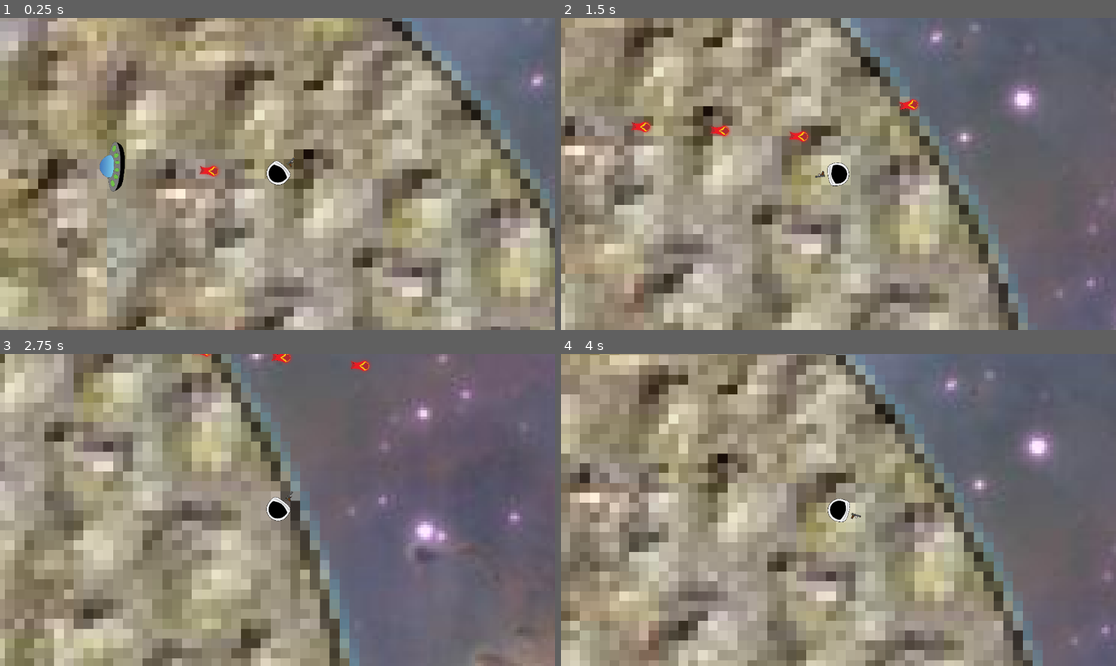
Above: before the commit, frames 1-4 (two rows, left to right).
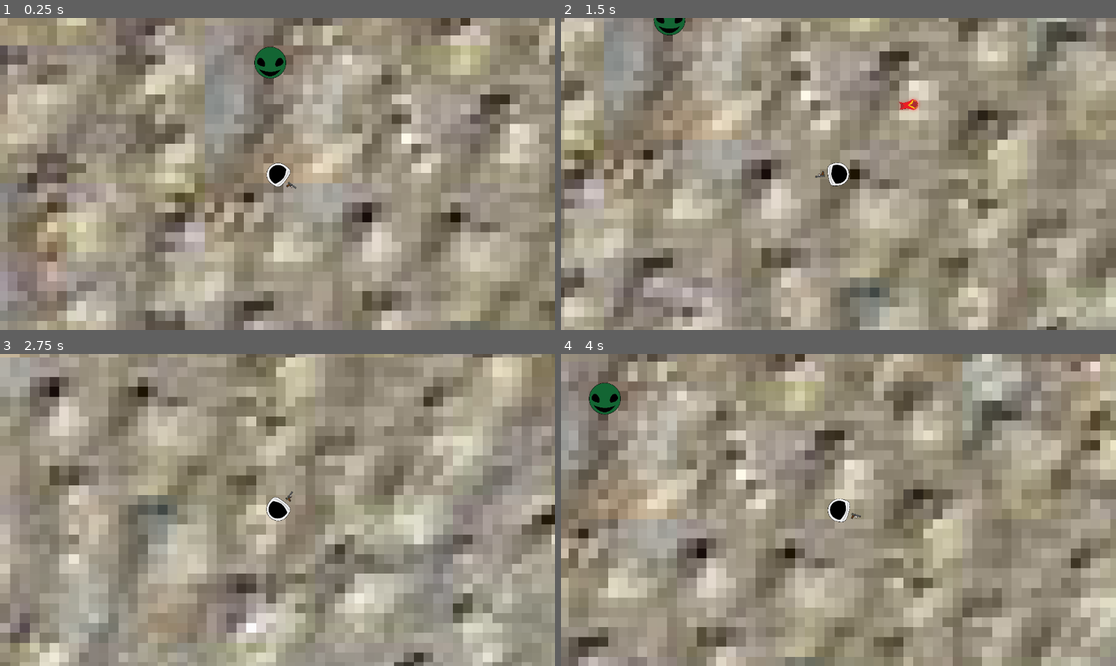
Above: after the commit, the same moments.

Repository: gkdjldgs/Spacegame
Game: Godot game, scene res://scripts/main.tscn
Two runs of this game, one before a commit and one after it. Both use one fixed random seed, a clock stepped at 60 frames per second and the inputs below.
Inputs (mouse positions are in pixels of both pictures, inside the frame that each line leads up to):
- Up to frame 1 (0.25 s): no input
- Up to frame 2 (1.5 s): tap Enter at 0.5 s; move the mouse to (960, 158) at 0.52 s; hold D (right) 0.53-1.28 s; click (960, 158) at 0.6 s; move the mouse to (727, 189) at 1.27 s; hold S (down) from 1.28 s (still down); tap Alt at 1.35 s
- Up to frame 3 (2.75 s): move the mouse to (333, 441) at 2.02 s; release S (down) at 2.03 s; hold D (right) from 2.03 s (still down); tap Shift at 2.1 s
- Up to frame 4 (4 s): move the mouse to (810, 572) at 2.77 s; release D (right) at 2.78 s; hold W (up) 2.78-3.53 s; click (810, 572) at 2.85 s; move the mouse to (1005, 556) at 3.52 s; hold A (left) from 3.53 s (still down); tap Alt at 3.6 s

The runs differ from the first frame. In frame 1, 69% of the frame differs, in the area x 0-100%, y 0-100%; in frame 2, 74%; in frame 3, 78%; in frame 4, 71%.

Commit message:
Base of 2nd enemy
I add texture for 2nd enemy, now gott work on movment and interactions
but it does print the position of the player - its own.

Diff:
--- /dev/null
+++ b/enemy2.tscn
@@ -0,0 +1,19 @@
+[gd_scene load_steps=4 format=3 uid="uid://bpfamqmjb7h2i"]
+
+[ext_resource type="Texture2D" uid="uid://fqoq7bhd52wg" path="res://images/alien.png" id="1_jfe6r"]
+[ext_resource type="Script" uid="uid://2maqh1sh2yk" path="res://enemy_2.gd" id="1_jugo2"]
+
+[sub_resource type="CircleShape2D" id="CircleShape2D_jugo2"]
+radius = 54.0
+
+[node name="Area2D" type="Area2D"]
+script = ExtResource("1_jugo2")
+
+[node name="CollisionShape2D" type="CollisionShape2D" parent="."]
+scale = Vector2(0.024, 0.024)
+shape = SubResource("CircleShape2D_jugo2")
+
+[node name="Sprite2D" type="Sprite2D" parent="."]
+position = Vector2(1, 1)
+scale = Vector2(0.024, 0.024)
+texture = ExtResource("1_jfe6r")
--- /dev/null
+++ b/enemy_2.gd
@@ -0,0 +1,12 @@
+extends Area2D
+
+@onready var player = preload("res://scripts/player.tscn")
+# Called when the node enters the scene tree for the first time.
+func _ready() -> void:
+	pass # Replace with function body.
+
+const speed = 10
+# Called every frame. 'delta' is the elapsed time since the previous frame.
+func _physics_process(delta: float) -> void:
+	var velocity = (autoload.player_position - self.global_position).normalized() * speed
+	print(velocity)
--- a/scripts/character_body_2d.gd
+++ b/scripts/character_body_2d.gd
@@ -7,6 +7,7 @@
 
 
 func _process(delta: float) -> void:
+	autoload.player_position = self.global_position
 	look_at(get_global_mouse_position())
 	if health.health == 0:
 		pass
--- a/scripts/enemy.tscn
+++ b/scripts/enemy.tscn
@@ -14,6 +14,7 @@
 radius = 82.02438
 
 [node name="Node2D" type="Area2D"]
+visible = false
 script = ExtResource("1_4gyqm")
 
 [node name="weapon" parent="." instance=ExtResource("2_wvybr")]
--- a/scripts/main.tscn
+++ b/scripts/main.tscn
@@ -4,12 +4,19 @@
 [ext_resource type="Texture2D" uid="uid://cirmmt8vl31d4" path="res://images/planet.png" id="1_q753v"]
 [ext_resource type="Script" uid="uid://b538ebb8m1t4j" path="res://scripts/manager.gd" id="4_hakmx"]
 [ext_resource type="Script" uid="uid://cik3rnsqebmn8" path="res://scripts/autoload.gd" id="5_0nr8p"]
-[ext_resource type="PackedScene" uid="uid://2oqfqxx5b61g" path="res://scripts/enemy.tscn" id="6_kv812"]
 [ext_resource type="PackedScene" uid="uid://ccfhqh8b837fa" path="res://scripts/player.tscn" id="6_ocx4e"]
+[ext_resource type="PackedScene" uid="uid://bpfamqmjb7h2i" path="res://enemy2.tscn" id="7_dkw4t"]
 [ext_resource type="Texture2D" uid="uid://dl2834cy3gfk8" path="res://images/starry bg.jpg" id="7_ocx4e"]
 
 [node name="Node2D" type="Node2D"]
 script = ExtResource("1_irwmq")
+
+[node name="BG" type="Sprite2D" parent="."]
+z_index = -1
+texture_filter = 1
+position = Vector2(-52, -1.0000002)
+scale = Vector2(0.8370056, 0.8370056)
+texture = ExtResource("7_ocx4e")
 
 [node name="Planet" type="Sprite2D" parent="."]
 texture_filter = 1
@@ -30,17 +37,8 @@
 [node name="autoload" type="Node" parent="."]
 script = ExtResource("5_0nr8p")
 
-[node name="Enemy" parent="." instance=ExtResource("6_kv812")]
+[node name="player" parent="." instance=ExtResource("6_ocx4e")]
+position = Vector2(-3, 12)
 
-[node name="player" parent="." instance=ExtResource("6_ocx4e")]
-position = Vector2(142, -143)
-
-[node name="Node2D" parent="." instance=ExtResource("6_kv812")]
-position = Vector2(97, -145)
-
-[node name="Sprite2D" type="Sprite2D" parent="."]
-z_index = -1
-texture_filter = 1
-position = Vector2(-52, -1.0000002)
-scale = Vector2(0.8370056, 0.8370056)
-texture = ExtResource("7_ocx4e")
+[node name="Area2D" parent="." instance=ExtResource("7_dkw4t")]
+position = Vector2(-6, -20)
Not shown, added: enemy_2.gd.uid
Binary file added: images/alien.png
Not shown, added: images/alien.png.import
